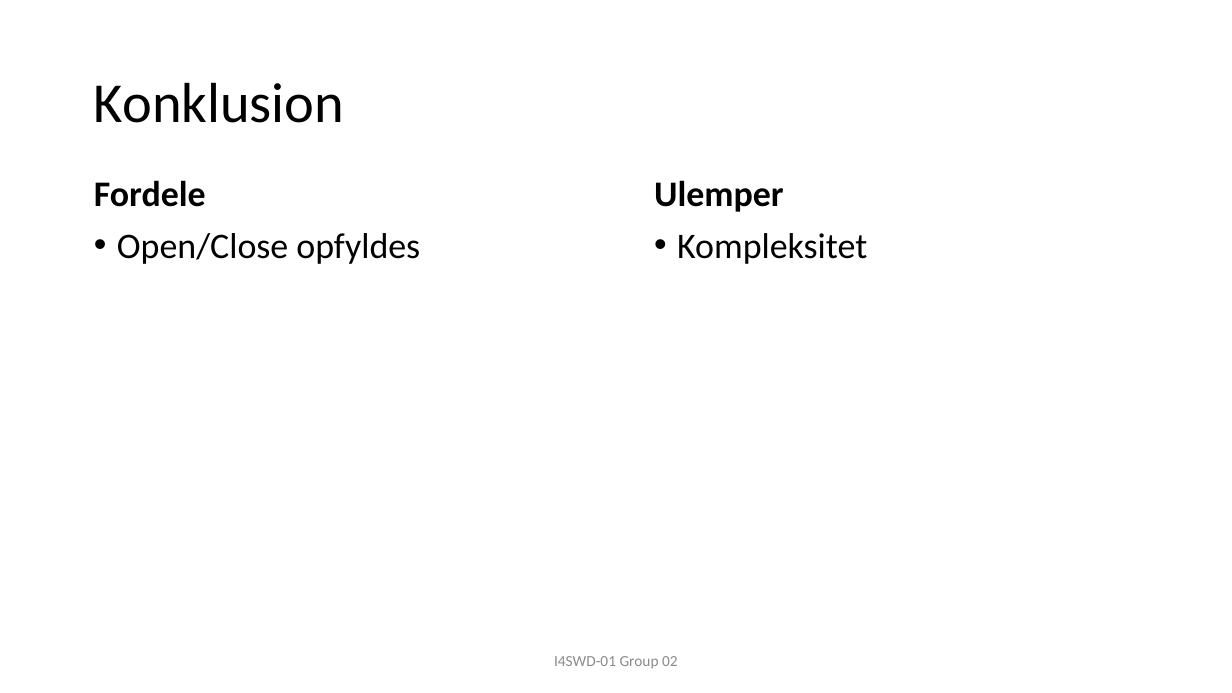
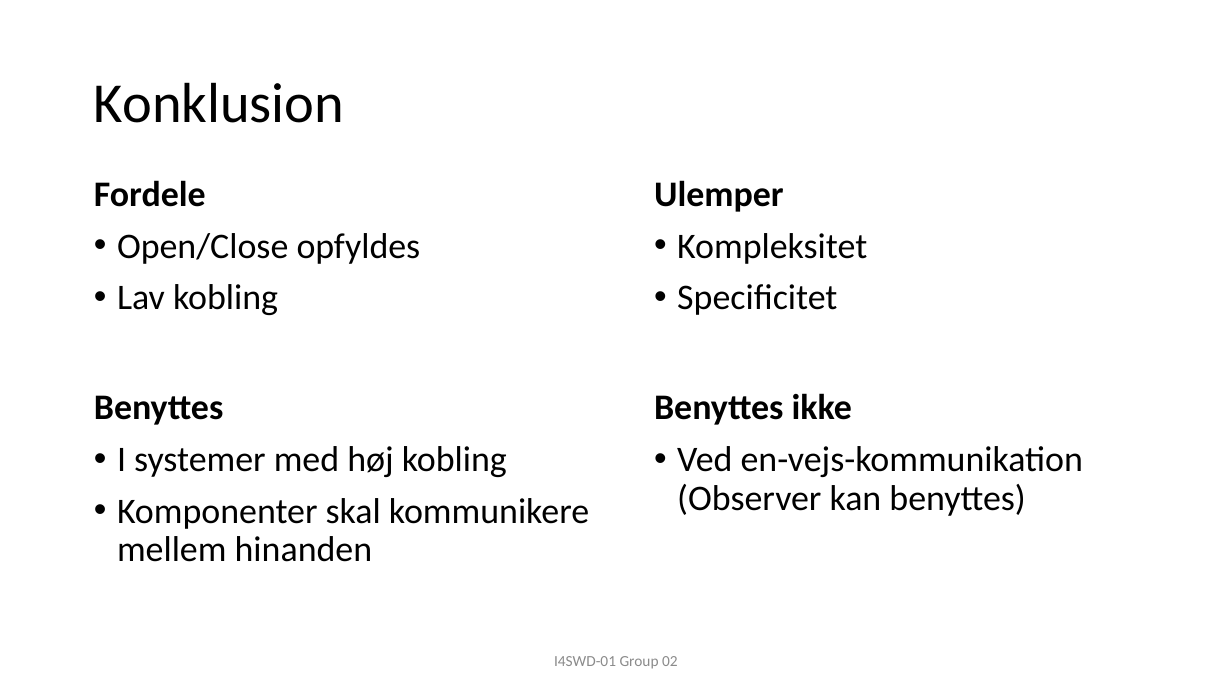
Before and after one commit to JonasRasborg/SWD, a slide deck: slide 7 of F17-I4SWD-AfsluttendeOpgaveGruppe02-Mediator-presenstation.pptx. Drawn at 1232x693 pixels with LibreOffice and Linux fonts; fonts in the diff are those of the drawing. Boxes give left, top, right and bottom in pixels: in the first picture for what was removed or moved away, otherwise in the second. Text is boxed around its words. In the diff, an @@ line names an element or a change of style, - is before the commit and + after.

Commit message:
PP DONE

```diff
--- a/F17-I4SWD-AfsluttendeOpgaveGruppe02-Mediator-presenstation.pptx
+++ b/F17-I4SWD-AfsluttendeOpgaveGruppe02-Mediator-presenstation.pptx
@@ text at (117,284,278,315): paragraph added @@
+• Lav kobling
@@ text at (677,284,837,315): paragraph added @@
+• Specificitet
@@ text added at (94,395,589,562), 28 pt, text #000000 @@
+Benyttes
+• I systemer med høj kobling
+• Komponenter skal kommunikere mellem hinanden
@@ text added at (654,393,1083,516), 28 pt, text #000000 @@
+Benyttes ikke
+• Ved en-vejs-kommunikation (Observer kan benyttes)
```
